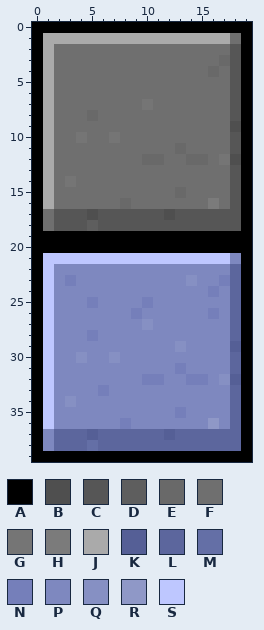
Two versions of one pixel-art sprite, PMC_Chrome_Extension/buttons/button_template.png. That is the earlier state.
The file is 20x40 pixels. Colours within 5 levels of each other are drawn and written as one.
Palette (. is transparent): A #000000  B #4f4f4f  C #565656  D #5e5e5e  E #696969  F #6f6f6f  G #757575  H #7b7b7b  J #aaaaaa  K #555f96  L #5c669d  M #646fa6  N #757fba  P #7e88bf  Q #8690c3  R #8f98c7  S #bec7ff
The result:
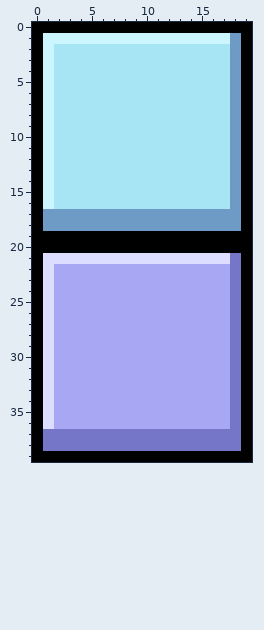
From old to new:
colour C: #565656 -> #6e9ac6
colour F: #6f6f6f -> #a7e5f4
colour J: #aaaaaa -> #cbf5ff
colour L: #5c669d -> #7676c8
colour P: #7e88bf -> #a7a7f4
colour S: #bec7ff -> #ddddff
y 1: x 18 F -> C
y 3: x 17 E -> F
y 4: x 16 E -> F
y 7: x 10 G -> F
y 8: x 5 E -> F
y 9: x 18 B -> C
y 10: x 4 G -> F; x 7 G -> F
y 11: x 13 E -> F
y 12: x 10..11 EE -> FF; x 14..15 EE -> FF; x 17..18 GB -> FC
y 14: x 3 G -> F
y 15: x 13 E -> F
y 16: x 8 E -> F; x 16 H -> F
y 17: x 1 F -> C; x 5 B -> C; x 12 B -> C
y 18: x 1 F -> C; x 5 D -> C
y 21: x 18 P -> L
y 23: x 3 N -> P; x 14 Q -> P; x 17 N -> P
y 24: x 16 N -> P
y 25: x 5 N -> P; x 10 N -> P
y 26: x 9 N -> P; x 16 N -> P
y 27: x 10 Q -> P
y 28: x 5 N -> P
y 29: x 13 Q -> P; x 18 K -> L
y 30: x 4 Q -> P; x 7 Q -> P
y 31: x 13 N -> P
y 32: x 10..11 NN -> PP; x 14..15 NN -> PP; x 17..18 QK -> PL
y 33: x 6 N -> P
y 34: x 3 Q -> P
y 35: x 13 N -> P
y 36: x 8 N -> P; x 16 R -> P
y 37: x 1 P -> L; x 5 K -> L; x 12 K -> L
y 38: x 1 P -> L; x 5 M -> L
Where, in picture pixels (left, top, right, bottom), the same in both pictures:
changed: (43, 33, 241, 451)
